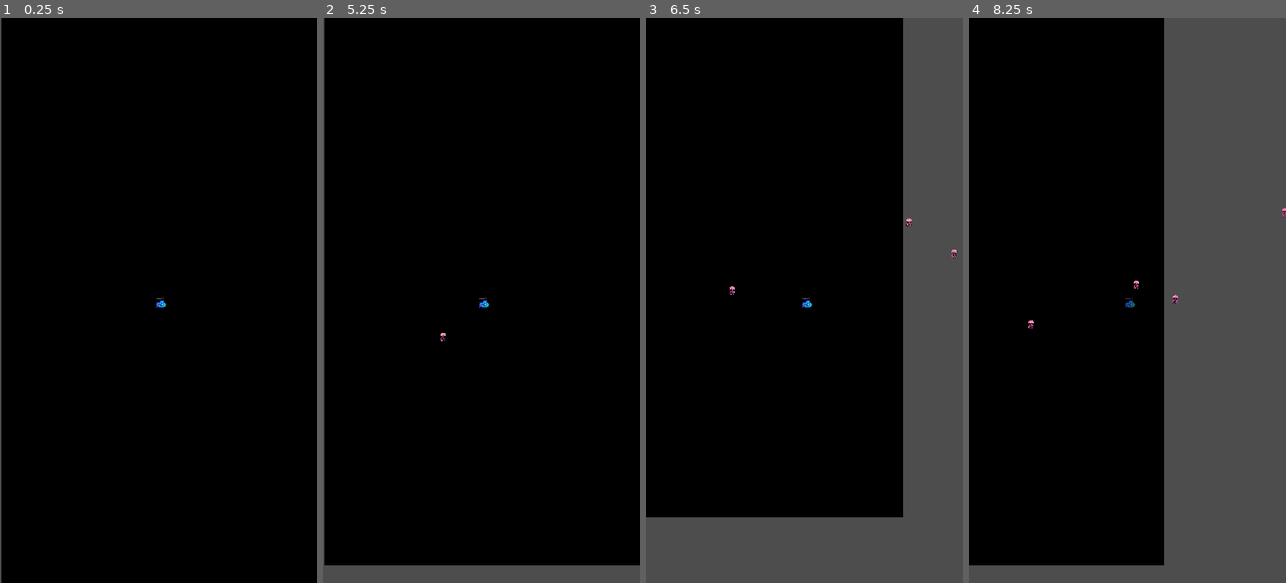
Above: before the commit, frames 1-4 (left to right).
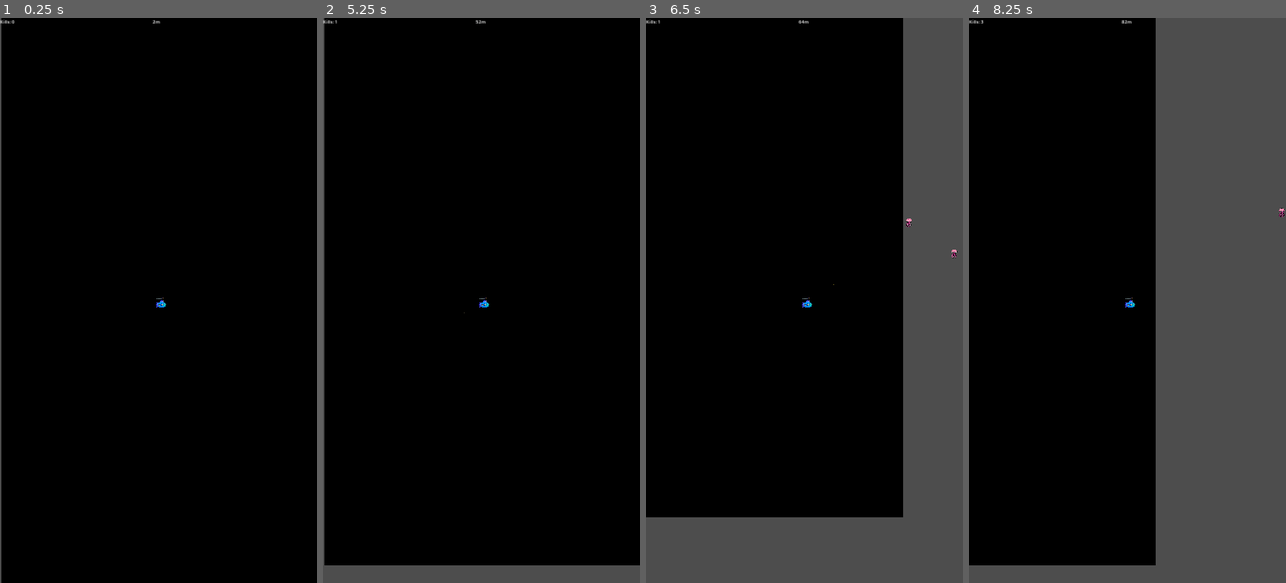
Above: after the commit, the same moments.

Repository: cotter117/hadal_zone
Game: Godot game, scene res://scenes/Main.tscn
The game is run twice, just before and just after one commit, with the same random seed, the same clock (stepped at 60 frames per second) and the same inputs.
Inputs:
- Up to frame 1 (0.25 s): no input
- Up to frame 2 (5.25 s): tap Enter at 0.5 s; hold Right (move_right) 0.53-1.28 s; hold Down (move_down) 1.28-2.03 s; hold Right (move_right) 2.03-2.78 s; hold Up (move_up) 2.78-3.53 s; hold Left (move_left) 3.53-5.03 s; hold Down (move_down) from 5.03 s (still down)
- Up to frame 3 (6.5 s): release Down (move_down) at 5.78 s; hold Right (move_right) from 5.78 s (still down)
- Up to frame 4 (8.25 s): release Right (move_right) at 6.53 s; hold Up (move_up) 6.53-7.28 s; hold Right (move_right) 7.28-8.03 s; hold Down (move_down) from 8.03 s (still down)

The runs differ from the first frame. In frame 1, less than 0.1% of the frame differs, in the area x 0-51%, y 0-1%; in frame 2, less than 0.1%; in frame 3, less than 0.1%; in frame 4, 2.7%, in the area x 0-100%, y 0-97%.

Commit message:
Added in depth and kill counters

Diff:
--- a/project.godot
+++ b/project.godot
@@ -14,6 +14,10 @@
 run/main_scene="res://scenes/Main.tscn"
 config/features=PackedStringArray("4.3", "Mobile")
 config/icon="res://icon.svg"
+
+[autoload]
+
+ScoreCounter="*res://scenes/score_counter.tscn"
 
 [display]
 
--- a/scenes/Main.tscn
+++ b/scenes/Main.tscn
@@ -1,7 +1,9 @@
-[gd_scene load_steps=3 format=3 uid="uid://cjgohjlwpjean"]
+[gd_scene load_steps=5 format=3 uid="uid://cjgohjlwpjean"]
 
 [ext_resource type="Script" path="res://scenes/main.gd" id="1_vwd6f"]
 [ext_resource type="PackedScene" uid="uid://cd4lp2mp6daaj" path="res://scenes/Player.tscn" id="2_4qmop"]
+[ext_resource type="Script" path="res://scenes/score_display.gd" id="3_og621"]
+[ext_resource type="Script" path="res://scenes/kill_count.gd" id="4_61f2g"]
 
 [node name="Main" type="Node2D"]
 script = ExtResource("1_vwd6f")
@@ -17,3 +19,21 @@
 
 [node name="PlayerCamera" type="Camera2D" parent="Player"]
 position = Vector2(-8, -7)
+
+[node name="UI" type="CanvasLayer" parent="."]
+
+[node name="ScoreDisplay" type="Label" parent="UI"]
+anchors_preset = 5
+anchor_left = 0.5
+anchor_right = 0.5
+offset_left = -20.0
+offset_right = 20.0
+offset_bottom = 23.0
+grow_horizontal = 2
+size_flags_vertical = 0
+script = ExtResource("3_og621")
+
+[node name="KillCount" type="Label" parent="UI"]
+offset_right = 40.0
+offset_bottom = 23.0
+script = ExtResource("4_61f2g")
--- a/scenes/bullet.gd
+++ b/scenes/bullet.gd
@@ -14,6 +14,7 @@
 	if body.is_in_group("enemies"):
 		if body.has_method("take_damage"):
 			body.take_damage(1)
+			ScoreCounter.add_kill() # Updates kill display
 		else:
 			body.queue_free # Fallback
 		queue_free()
--- /dev/null
+++ b/scenes/kill_count.gd
@@ -0,0 +1,12 @@
+extends Label
+
+func _ready():
+	if ScoreCounter:
+		ScoreCounter.enemy_killed.connect(_on_enemy_killed)
+	update_display()
+
+func _on_enemy_killed(kill_count: int):
+	update_display(kill_count)
+
+func update_display(kills: int = 0):
+	text = "Kills: " + str(kills)
--- a/scenes/player.gd
+++ b/scenes/player.gd
@@ -1,7 +1,7 @@
 extends CharacterBody2D
 
 @export var speed: float = 300.0
-@export var fire_rate: float = 10
+@export var fire_rate: float = 1
 @export var bullet_speed: float = 500.0
 @export var max_health: int = 3
 @export var invincibility_time: float = 1.0
--- /dev/null
+++ b/scenes/score_counter.tscn
@@ -0,0 +1,6 @@
+[gd_scene load_steps=2 format=3 uid="uid://bri0u25nxapen"]
+
+[ext_resource type="Script" path="res://score_counter.gd" id="1_qsywv"]
+
+[node name="ScoreCounter" type="Node"]
+script = ExtResource("1_qsywv")
--- /dev/null
+++ b/scenes/score_display.gd
@@ -0,0 +1,10 @@
+extends Label
+
+@onready var score_counter = get_node("/root/ScoreCounter")
+
+func _ready():
+	if score_counter:
+		score_counter.score_changed.connect(_on_score_changed)
+
+func _on_score_changed(new_score: int):
+	text = str(new_score) + "m"
--- /dev/null
+++ b/score_counter.gd
@@ -0,0 +1,43 @@
+extends Node
+
+signal score_changed(new_score)
+signal enemy_killed(kill_count)
+
+var current_score: int = 0
+var depth_meters: float = 0.0
+var depth_rate: float = 10.0  # meters per second
+var kill_count: int = 0
+
+func _ready():
+	set_process(true)
+
+func _process(delta):
+	depth_meters += depth_rate * delta
+	update_score()
+
+func update_score():
+	var new_score = int(depth_meters)
+	if new_score != current_score:
+		current_score = new_score
+		score_changed.emit(current_score)
+
+func add_bonus_score(points: int):
+	current_score += points
+	score_changed.emit(current_score)
+
+func add_kill():
+	kill_count += 1
+	enemy_killed.emit(kill_count)
+
+func get_score() -> int:
+	return current_score
+
+func get_kills() -> int:
+	return kill_count
+
+func reset():
+	current_score = 0
+	depth_meters = 0.0
+	kill_count = 0
+	score_changed.emit(current_score)
+	enemy_killed.emit(kill_count)
